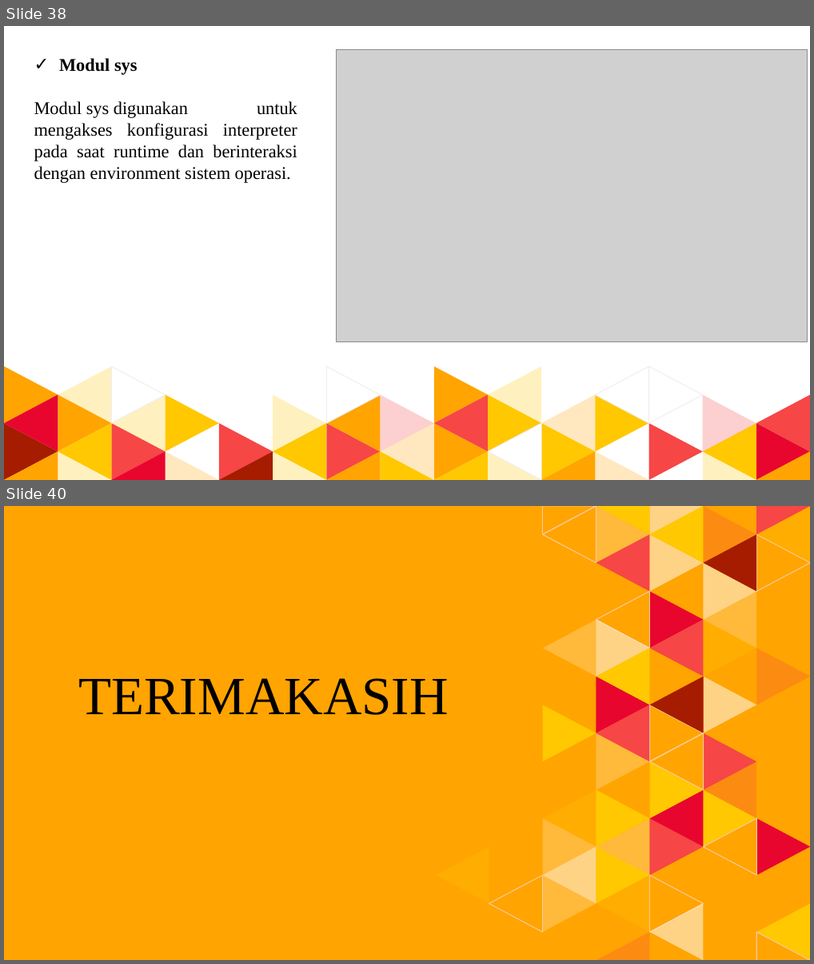
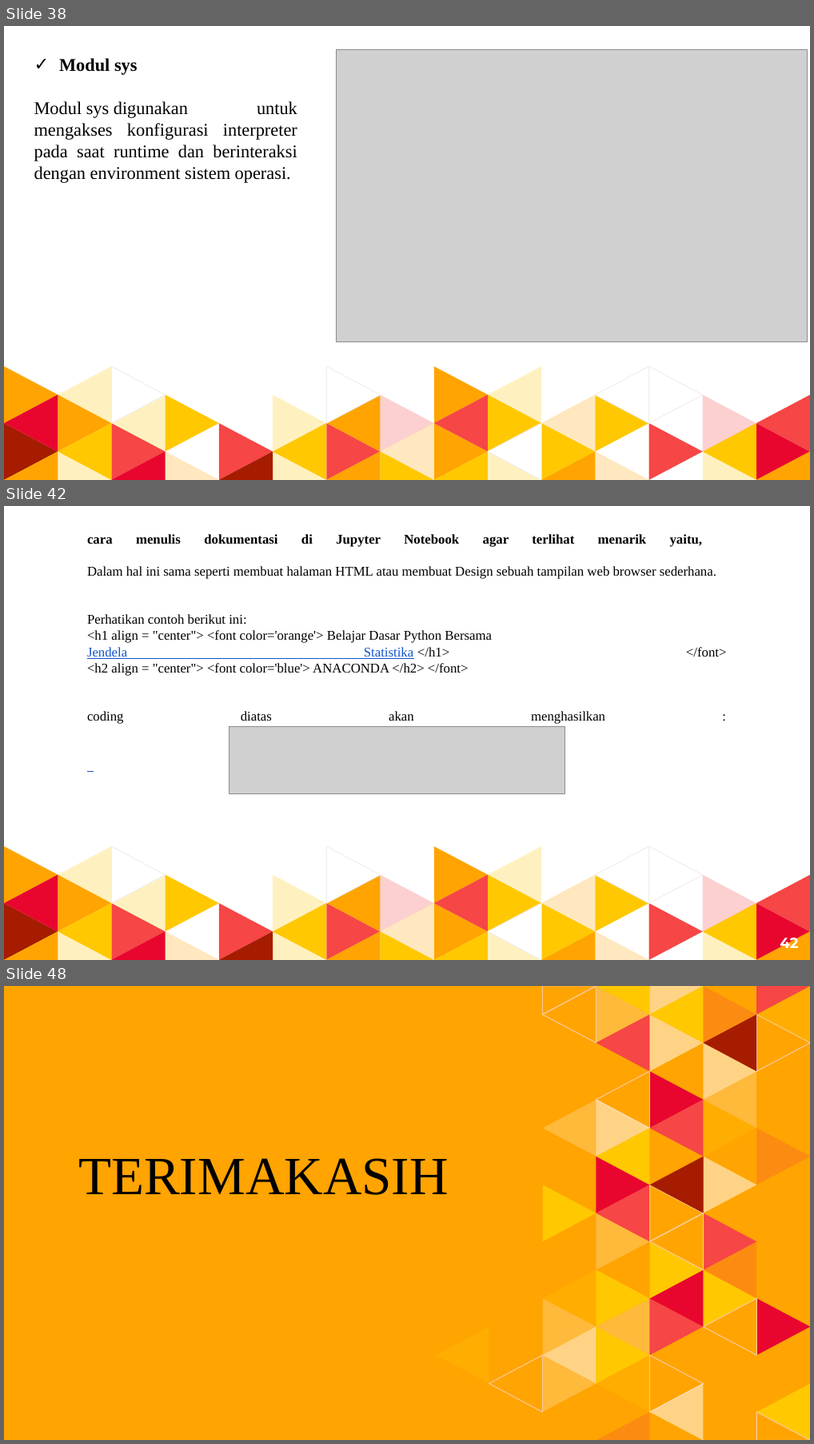
Before and after one commit to dimasaripratama/Pengantar-Deep-Learning, a slide deck: Tugas 1/DimasAriPratama_51415918_4IA17.pptx. Shown one above the other, each under a label of ours: slides 38 and 40 before the commit, slides 38, 42 and 48 after it; the slides between them are not shown. The pictures are 814x964 and 814x1444 pixels, drawn with LibreOffice and Linux fonts; fonts in the diff are those of the drawing; grey boxes stand for pictures. Boxes give left, top, right and bottom in pixels: in the first picture for what was removed or moved away, otherwise in the second. Text is boxed around its words. In the diff, an @@ line names an element or a change of style, - is before the commit and + after.

```diff
--- a/Tugas 1/DimasAriPratama_51415918_4IA17.pptx
+++ b/Tugas 1/DimasAriPratama_51415918_4IA17.pptx
@@ slide 42 added at (4,506,810,960), background #FFFFFF; not listed: 48 template elements that a slide beside it also shows @@
@@ text added at (87,534,717,724), 12 pt, text #000000 @@
+cara menulis dokumentasi di Jupyter Notebook agar terlihat menarik yaitu,
+Dalam hal ini sama seperti membuat halaman HTML atau membuat Design sebuah tampilan web browser sederhana.
+Perhatikan contoh berikut ini:
+<h1 align = "center"> <font color='orange'> Belajar Dasar Python Bersama
+Jendela Statistika </h1> </font>
+<h2 align = "center"> <font color='blue'> ANACONDA </h2> </font>
+coding diatas akan menghasilkan :
@@ picture added at (230,726,566,793) @@
@@ page number added at (780,933,798,952), 13 pt, text #FFFFFF, bold @@
+42
@@ what was slide 40 is now slide 48 @@
```
Also in this commit, not shown: 1 slide changed, 7 other slides added.
